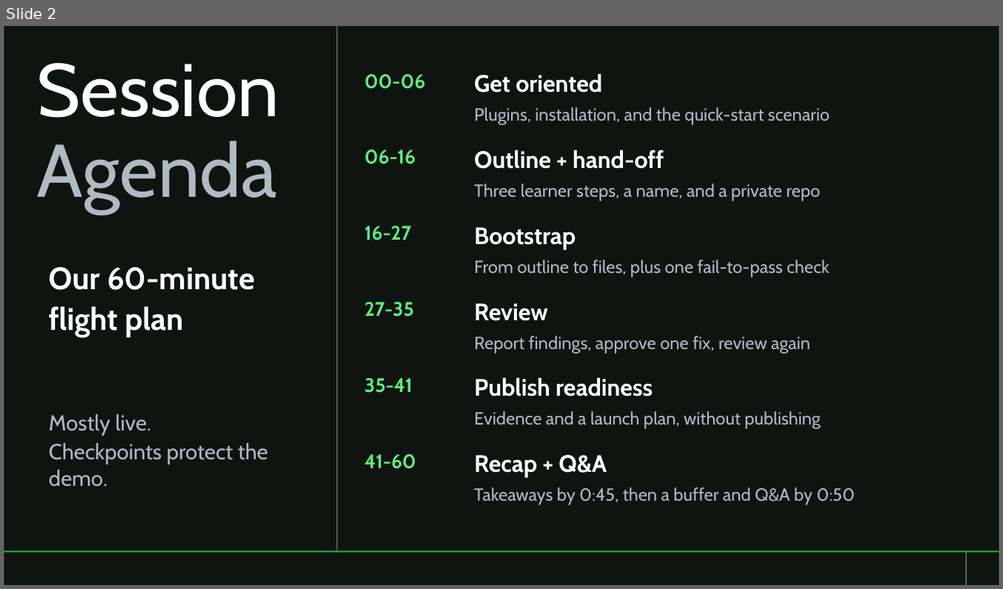
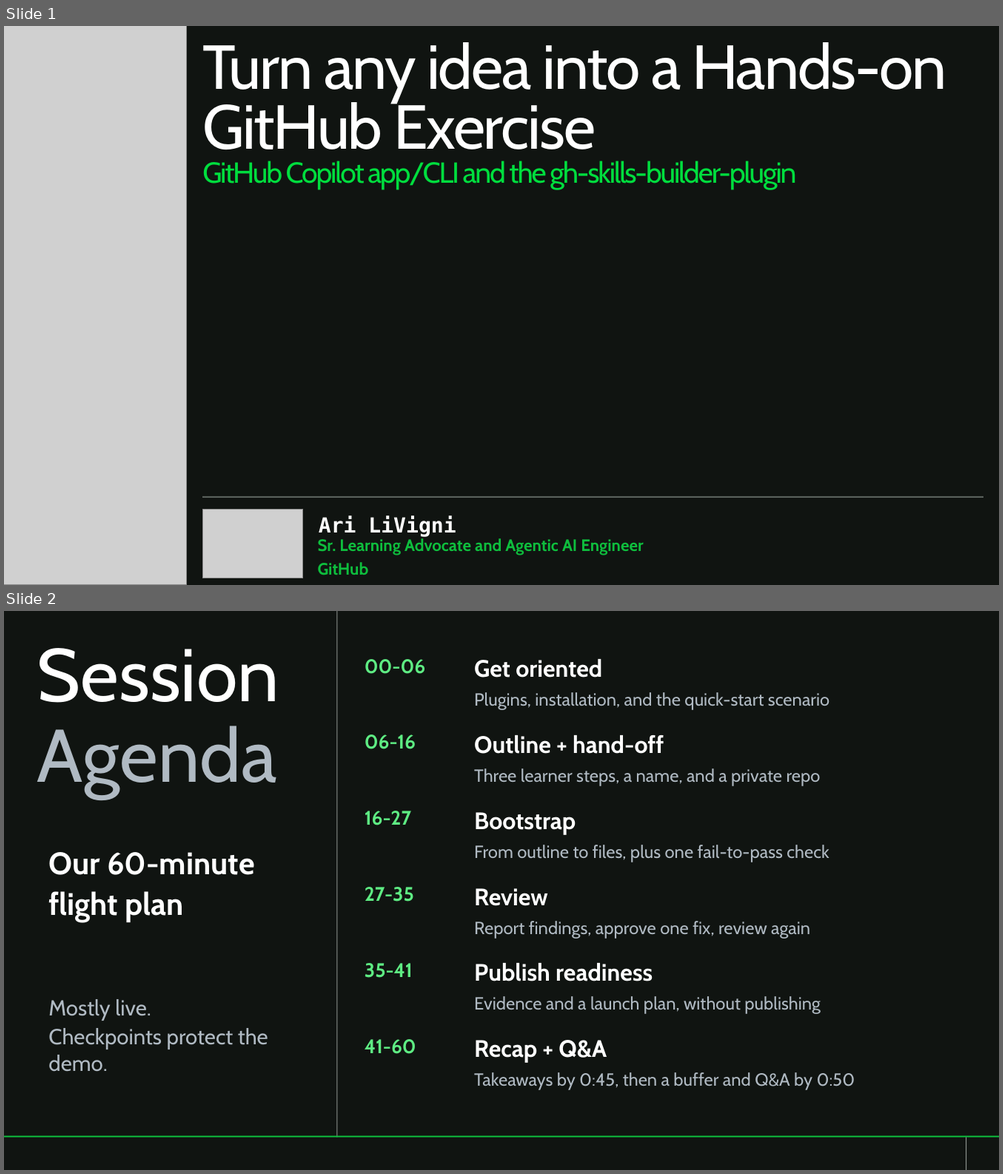
Before and after one commit to arilivigni/gh-skills-builder-workshop, a slide deck: gh-skills-builder-workshop-dark.pptx. Shown one above the other, each under a label of ours: slide 2 before the commit, slides 1 and 2 after it. The pictures are 1003x589 and 1003x1174 pixels, drawn with LibreOffice and Linux fonts; fonts in the diff are those of the drawing; grey boxes stand for pictures; background and template pictures are left out. Boxes give left, top, right and bottom in pixels: in the first picture for what was removed or moved away, otherwise in the second. Text is boxed around its words. In the diff, an @@ line names an element or a change of style, - is before the commit and + after.

Commit message:
Update title slides 1 for light/dark theme decks

```diff
--- a/gh-skills-builder-workshop-dark.pptx
+++ b/gh-skills-builder-workshop-dark.pptx
@@ slide 1 added at (4,26,999,585), background #101411 @@
@@ picture added at (4,26,186,585) @@
@@ text added at (202,42,947,190), 28 pt, text #00DE3E @@
+Turn any idea into a Hands-on GitHub Exercise
+GitHub Copilot app/CLI and the gh-skills-builder-plugin
@@ picture added at (4,509,60,566) @@
@@ rectangle added at (202,497,983,498), fill #5A615C @@
@@ picture added at (202,509,303,579) @@
@@ text added at (318,516,455,537), 20 pt, text #FFFFFF, bold @@
+Ari LiVigni
@@ text added at (318,539,643,556), 16 pt, text #0EBE3D, bold @@
+Sr. Learning Advocate and Agentic AI Engineer
@@ text added at (318,562,369,576), 16 pt, text #0EBE3D, bold @@
+GitHub
```
Also in this commit, not shown: 1 other file.
